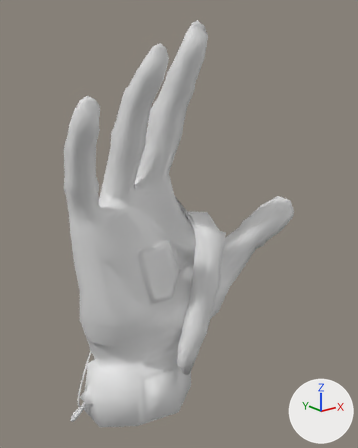
What one commit did to the FBX model EgoFractum/Assets/Models/hand_new.fbx.
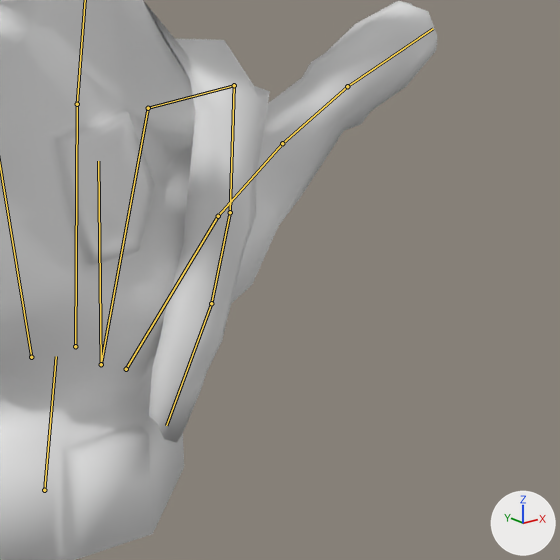
There are two pictures of each version: one whole from a camera (50 mm lens) standing at (-0.214, -0.281, 0.263) and looking at (0.019, 0.011, 0.146), one close up on the part from 33% to 96% of the width and 44% to 94% of the height. The lights are fixed; the arrows at lower right show +X, +Y and +Z. The last two pictures show the newer version. Both versions are drawn at frame 25 of the action 'Armature|Armature|Armature|Pinky'; the numbers are the values there. The bones that change, and the others that lie on the model, are drawn over the model as lines in the close-ups.
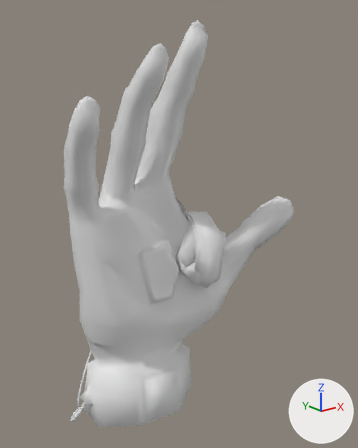
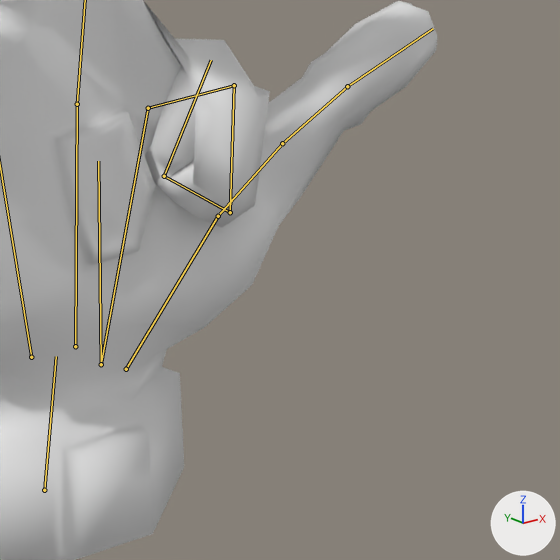
Edits to the scene script, one JSON object a line:
```json
{"block": "bone_l_indexdistal", "where": "bone_l_indexdistal = bpy.data.objects['Armature'].pose.bones['L_IndexDistal']  # child of 'L_IndexIntermediate'"}
{"op": "set", "path": "bone_l_indexdistal.rotation_quaternion", "old": "(1.0, 0.0, 0.0, 0.0)", "new": "(0.677, 0.736, 0.0, 0.0)", "note": "degrees (0, 0, 0) -> degrees (95, 0, 0)"}
{"block": "bone_l_indextip", "where": "bone_l_indextip = bpy.data.objects['Armature'].pose.bones['L_IndexTip']  # child of 'L_IndexDistal'"}
{"op": "set", "path": "bone_l_indextip.rotation_quaternion", "old": "(1.0, 0.0, 0.0, 0.0)", "new": "(0.677, 0.736, 0.0, 0.0)", "note": "degrees (0, 0, 0) -> degrees (95, 0, 0)"}
```

What differs and where, as boxes (x1, y1, x2, y2) in the close-ups (560 x 560 px):
```json
{"object": "Plane005.001", "change": "posed", "before": [0, 0, 437, 560], "after": [0, 0, 437, 560]}
{"bone": "L_IndexDistal", "before": "(230, 212) to (211, 303)", "after": "(230, 212) to (164, 176)"}
{"bone": "L_IndexTip", "before": "(211, 303) to (166, 425)", "after": "(164, 176) to (211, 60)"}
```
